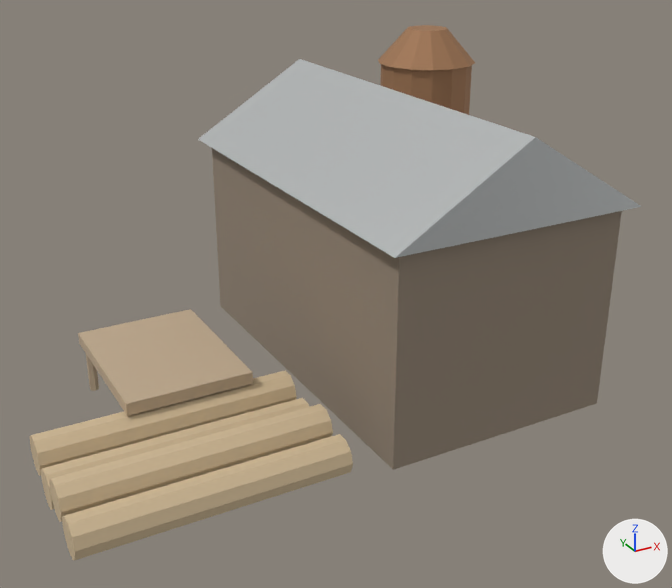
Two versions of the glTF model assets/models/environment/temperate/Sawmill.glb, one commit apart.
Camera for both pictures: a 50 mm lens placed at (-12.49, -19.62, 11.87), pointed at (-2.0, -0.55, 2.34). The axes (+X, +Y, +Z) are drawn at lower right. The lights are the same throughout. The first picture is the older version. Where no turn or scale is listed for an object, it has been applied to the vertices. Vertices at exactly the same position are counted once.

The first picture shows 'Burner', 'Burner cap', 'Limb.030', 'Log deck', 'Log deck.001', 'Log deck.002', 'Log deck.003', 'Mill roof', 'Mill shed', 'Saw floor'.
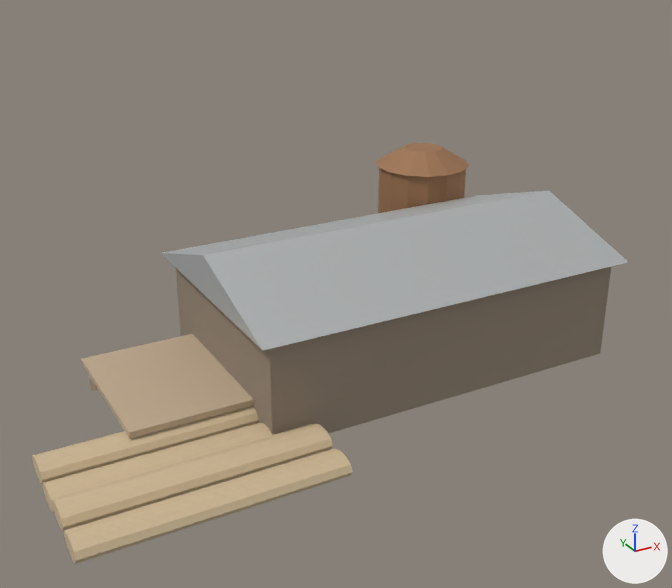
Where the newer file only moved an object's origin or applied its transform, the numbers keep the older frame.

Pixel boxes [x1, y1, x2, y2] of what changed, in the pictures (672 x 588 px):
'Mill shed', reshaped: before [212, 148, 622, 470]; after [176, 267, 611, 435]
'Mill roof', reshaped (19% shorter): before [198, 59, 642, 258]; after [161, 191, 628, 351]
'Saw floor', rescaled: before [78, 309, 253, 416]; after [81, 334, 254, 439]
'Log deck.001', rescaled (9% shorter): before [49, 404, 333, 522]; after [52, 424, 333, 531]
'Log deck', rescaled (8% shorter): before [62, 434, 353, 560]; after [64, 448, 353, 564]
'Log deck.003', rescaled: before [30, 370, 297, 475]; after [32, 406, 259, 483]
'Burner', rescaled: before [380, 64, 472, 115]; after [378, 168, 466, 213]
'Burner cap', rescaled (24% shorter): before [378, 25, 475, 70]; after [376, 143, 469, 177]
'Limb.030', deleted: before [86, 354, 99, 391]

The change, as a diff of the scene's bpy script:
```diff
--- a/assets/models/environment/temperate/Sawmill.glb.py
+++ b/assets/models/environment/temperate/Sawmill.glb.py
@@ me_cylinder_002 @@
-me_cylinder_002.from_pydata(...)  # 28 vertices, 52 faces; spans x -1.36..1.36, y -1.4..1.4, z -3.5..3.5
+me_cylinder_002.from_pydata(...)  # 28 vertices, 52 faces; spans x -1.36..1.36, y -1.4..1.4, z -3.5..0.22
+# me_cylinder_002 part 1: the whole mesh is scaled about its middle by (1, 1, 0.532), then moved by (0.0, 0.0, -1.64)
 me_cylinder_002.materials.append(mat_rusted_iron)
@@ me_cone_033 @@
-me_cone_033.from_pydata(...)  # 28 vertices, 52 faces; spans x -1.46..1.46, y -1.5..1.5, z -0.5..0.5
+me_cone_033.from_pydata(...)  # 28 vertices, 52 faces; spans x 2.54..5.46, y 3.1..6.1, z 3.67..4.2
+# me_cone_033 part 2: the whole mesh is scaled about its middle by (1, 1, 0.532), then moved by (4.0, 4.6, 3.93)
 me_cone_033.materials.append(mat_rusted_iron)
@@ me_cylinder_003 @@
-me_cylinder_003.from_pydata(...)  # 20 vertices, 36 faces; spans x -3.0..3.0, y -0.45..0.45, z -0.43..0.43
+me_cylinder_003.from_pydata(...)  # 20 vertices, 36 faces; spans x -3.0..3.0, y -0.45..0.45, z -0.44..0.02
+# me_cylinder_003 part 3: the whole mesh is scaled about its middle by (1, 1, 0.532), then moved by (0.0, 0.0, -0.21)
 me_cylinder_003.materials.append(mat_log_ends)
@@ me_cylinder_004 @@
-me_cylinder_004.from_pydata(...)  # 20 vertices, 36 faces; spans x -3.0..3.0, y -0.45..0.45, z -0.43..0.43
+me_cylinder_004.from_pydata(...)  # 20 vertices, 36 faces; spans x -3.0..3.0, y -0.45..0.45, z -0.58..-0.12
+# me_cylinder_004 part 4: the whole mesh is scaled about its middle by (1, 1, 0.532), then moved by (0.0, 0.0, -0.35)
 me_cylinder_004.materials.append(mat_log_ends)
@@ me_cylinder_006 @@
-me_cylinder_006.from_pydata(...)  # 20 vertices, 36 faces; spans x -3.0..3.0, y -0.45..0.45, z -0.43..0.43
+me_cylinder_006.from_pydata(...)  # 20 vertices, 36 faces; spans x -3.0..3.0, y -0.45..0.45, z -0.58..-0.12
+# me_cylinder_006 part 5: the whole mesh is scaled about its middle by (1, 1, 0.532), then moved by (0.0, 0.0, -0.35)
 me_cylinder_006.materials.append(mat_log_ends)
@@ me_mill_roof @@
-me_mill_roof.from_pydata(...)  # 6 vertices, 6 faces; spans x -3.3..3.3, y -5.3..5.3, z 5.2..7.2
-me_mill_roof.vertices[0].co = (-3.3, -5.3, 5.2)  # pixel (394, 257)
-me_mill_roof.vertices[1].co = (3.3, -5.3, 5.2)  # pixel (642, 206)
-me_mill_roof.vertices[2].co = (3.3, 5.3, 5.2)
-me_mill_roof.vertices[3].co = (-3.3, 5.3, 5.2)  # pixel (197, 139)
-me_mill_roof.vertices[4].co = (0.0, -5.3, 7.2)  # pixel (535, 137)
-me_mill_roof.vertices[5].co = (0.0, 5.3, 7.2)  # pixel (299, 59)
+me_mill_roof.from_pydata(...)  # 6 vertices, 6 faces; spans x -5.3..5.3, y -3.3..3.3, z 2.76..3.83
+# me_mill_roof part 6
+me_mill_roof.vertices[0].co = (5.3, -3.3, 2.76)  # pixel (628, 262)
+me_mill_roof.vertices[1].co = (5.3, 3.3, 2.76)  # pixel (477, 195)
+me_mill_roof.vertices[2].co = (-5.3, 3.3, 2.76)  # pixel (160, 252)
+me_mill_roof.vertices[3].co = (-5.3, -3.3, 2.76)  # pixel (262, 350)
+me_mill_roof.vertices[4].co = (5.3, 0.0, 3.83)  # pixel (549, 190)
+me_mill_roof.vertices[5].co = (-5.3, 0.0, 3.83)  # pixel (202, 255)
 me_mill_roof.materials.append(mat_galvanised_tin)
@@ me_cube_001 @@
-me_cube_001.from_pydata(...)  # 8 vertices, 12 faces; spans x -3.0..3.0, y -5.0..5.0, z -2.6..2.6
-me_cube_001.vertices[0].co = (3.0, -5.0, -2.6)  # pixel (596, 403)
-me_cube_001.vertices[1].co = (3.0, -5.0, 2.6)
-me_cube_001.vertices[2].co = (-3.0, -5.0, -2.6)  # pixel (393, 469)
-me_cube_001.vertices[3].co = (-3.0, -5.0, 2.6)
-me_cube_001.vertices[4].co = (3.0, 5.0, -2.6)
-me_cube_001.vertices[5].co = (3.0, 5.0, 2.6)
-me_cube_001.vertices[6].co = (-3.0, 5.0, -2.6)  # pixel (220, 306)
-me_cube_001.vertices[7].co = (-3.0, 5.0, 2.6)
+me_cube_001.from_pydata(...)  # 8 vertices, 12 faces; spans x -5.0..5.0, y -3.0..3.0, z -2.6..0.16
+# me_cube_001 part 7
+me_cube_001.vertices[0].co = (-5.0, -3.0, -2.6)
+me_cube_001.vertices[1].co = (-5.0, -3.0, 0.16)
+me_cube_001.vertices[2].co = (-5.0, 3.0, -2.6)
+me_cube_001.vertices[3].co = (-5.0, 3.0, 0.16)
+me_cube_001.vertices[4].co = (5.0, -3.0, -2.6)  # pixel (600, 353)
+me_cube_001.vertices[5].co = (5.0, -3.0, 0.16)
+me_cube_001.vertices[6].co = (5.0, 3.0, -2.6)
+me_cube_001.vertices[7].co = (5.0, 3.0, 0.16)
 me_cube_001.materials.append(mat_weathered_planks)
@@ me_cube_002 @@
-me_cube_002.from_pydata(...)  # 8 vertices, 12 faces; spans x -1.5..1.5, y -2.0..2.0, z -0.15..0.15
+me_cube_002.from_pydata(...)  # 8 vertices, 12 faces; spans x -8.0..-5.0, y -2.0..2.0, z 0.66..0.82
+# me_cube_002 part 8: the whole mesh is scaled about its middle by (1, 1, 0.532), then moved by (-6.5, 0.0, 0.74)
 me_cube_002.materials.append(mat_sawn_timber)
@@ ob_burner_cap @@
 ob_burner_cap = bpy.data.objects.new('Burner cap', me_cone_033)
-ob_burner_cap.location = (4.0, 4.6, 7.4)
+ob_burner_cap.location = (0.0, 0.0, 0.0)
@@ ob_limb_030 @@
-ob_limb_030 = bpy.data.objects.new('Limb.030', me_cone_030)
@@ ob_saw_floor @@
 ob_saw_floor = bpy.data.objects.new('Saw floor', me_cube_002)
-ob_saw_floor.location = (-6.5, 0.0, 1.4)
+ob_saw_floor.location = (0.0, 0.0, 0.0)
```
